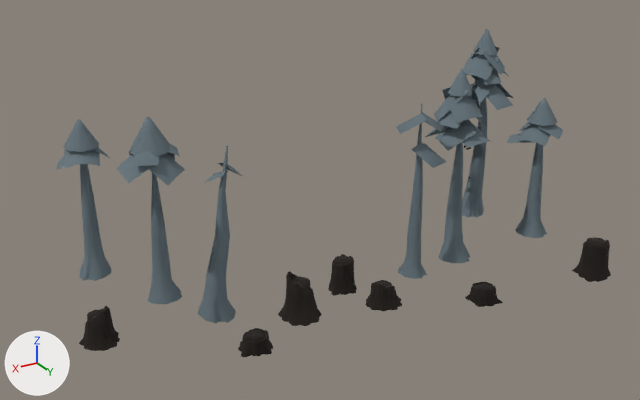
What one commit did to the glTF model 3d/passe-alterac/models/storm_doodad_wcav_jungleouter_ac_04.glb.
Both versions are drawn from a 50 mm lens placed at (19.17, -5.88, 15.03), pointed at (6.57, -26.88, 4.52). The lights are fixed; the arrows at lower left show +X, +Y and +Z. The older version comes first. Vertices at exactly the same position are counted once.
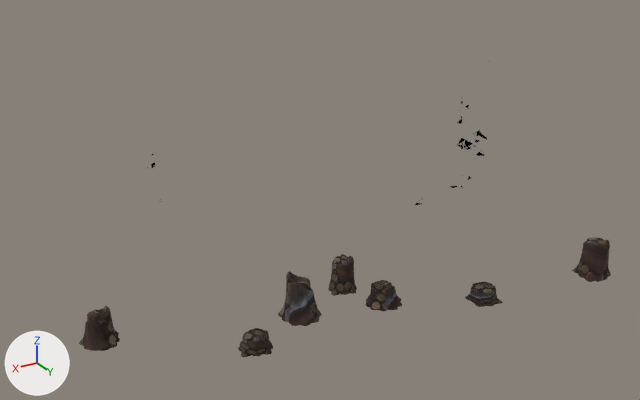
What differs and where, as boxes [x1, y1, x2, y2] in the pictures (640 x 400 px):
'Mesh_0', surface changed, reshaped: before [57, 29, 611, 357]; after [79, 237, 611, 357]

The change, as a diff of the scene's bpy script:
```diff
--- a/3d/passe-alterac/models/storm_doodad_wcav_jungleouter_ac_04.glb.py
+++ b/3d/passe-alterac/models/storm_doodad_wcav_jungleouter_ac_04.glb.py
@@ mat_material_0 @@
 n3 = _N.new('ShaderNodeMath'); n3.name = 'Math.001'
 n3.operation = 'LESS_THAN'
-n3.inputs[1].default_value = 0.4  # 'Value'
+n3.inputs[1].default_value = 0.706  # 'Value'
 n4 = _N.new('ShaderNodeTexImage'); n4.name = 'Image Texture'
@@ mat_material_1 @@
 n3 = _N.new('ShaderNodeMath'); n3.name = 'Math.001'
 n3.operation = 'LESS_THAN'
-n3.inputs[1].default_value = 0.4  # 'Value'
+n3.inputs[1].default_value = 0.706  # 'Value'
 n4 = _N.new('ShaderNodeTexImage'); n4.name = 'Image Texture'
@@ me_mesh_0 @@
 # used by ob_mesh_0; location = (0.0, 0.0, 0.0)
-me_mesh_0.from_pydata(...)  # 3315 vertices, 4874 faces; spans x -3.0..14.6, y -31.2..-22.0, z 1.1..8.7
+me_mesh_0.from_pydata(...)  # 3223 vertices, 4731 faces; spans x -3.0..14.6, y -31.2..-22.0, z 1.3..8.7
+# me_mesh_0 part 1: 4701 kept faces spanning x -3.0..14.6, y -31.2..-22.0, z 1.3..8.7 get new texture (UV) coordinates
+# edits to the shape of me_mesh_0 do not show in these pictures
 me_mesh_0.materials.append(mat_material_0)
@@ me_mesh_0 @@
 me_mesh_0.materials.append(mat_material_2)
-me_mesh_0.materials.append(mat_material_3)
```
